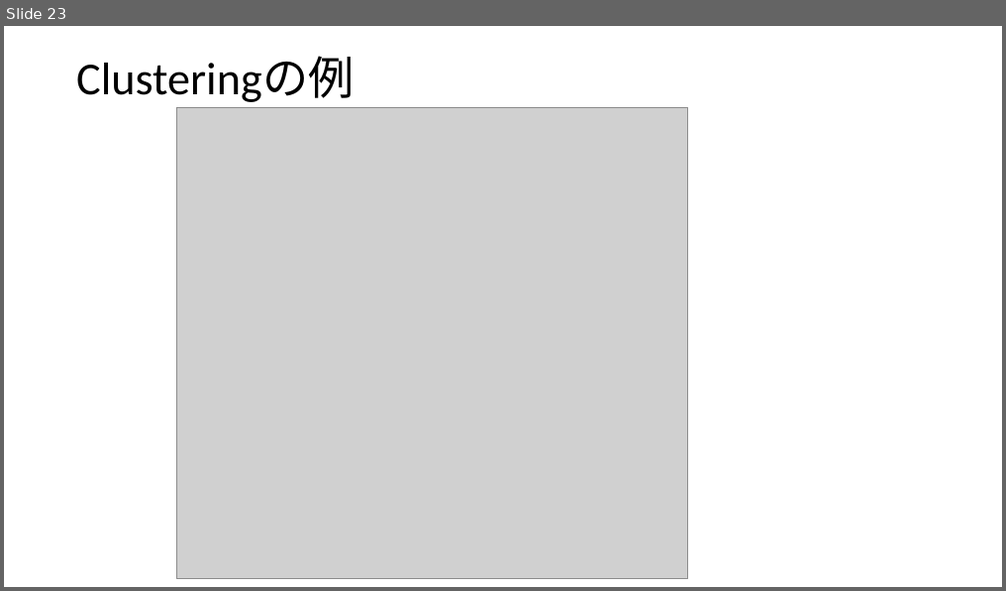
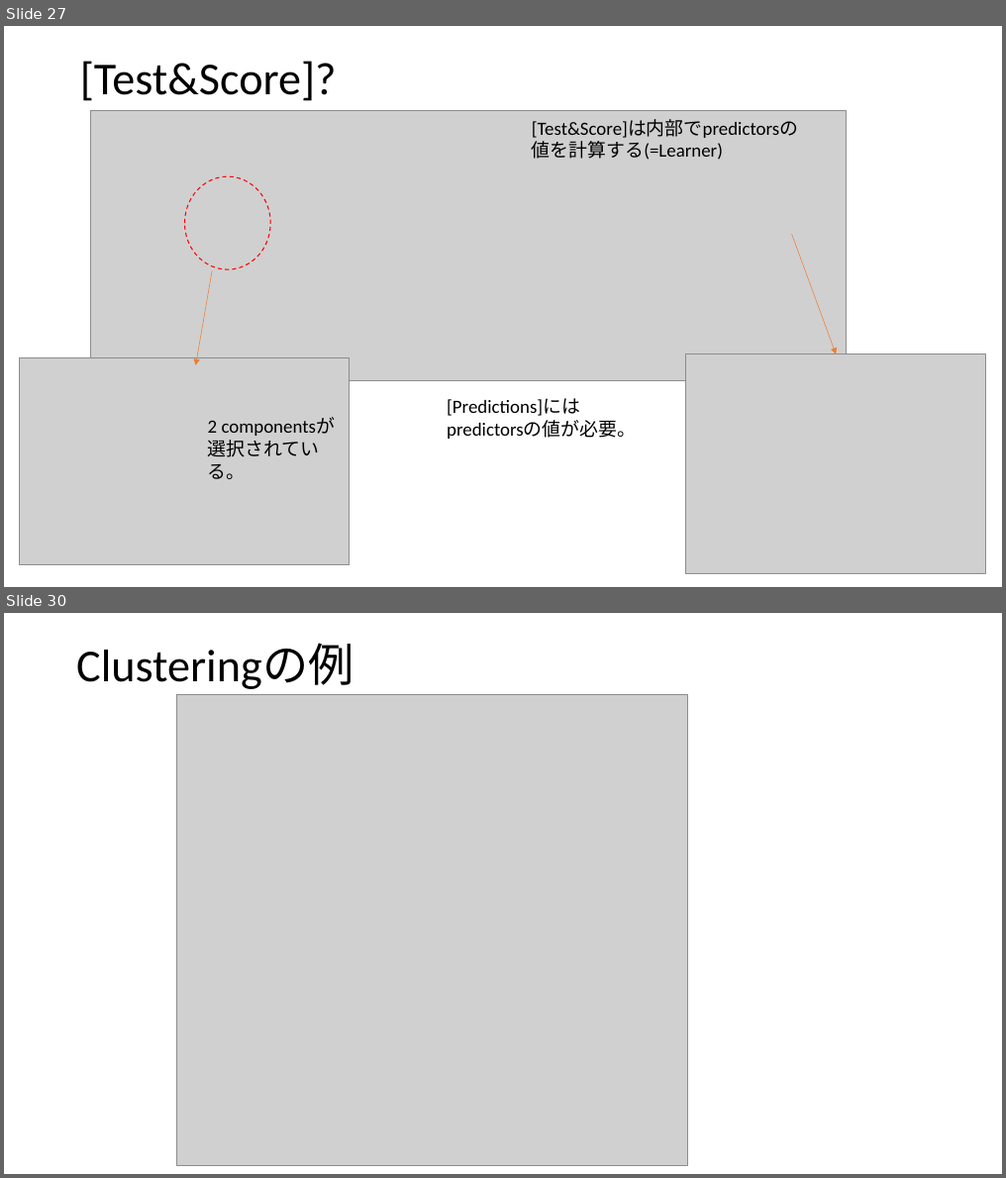
Before and after one commit to nim-hrkn/orange_examples, a slide deck: Orange_explanation.pptx. Shown one above the other, each under a label of ours: slide 23 before the commit, slides 27 and 30 after it; the slides between them are not shown. The pictures are 1006x591 and 1006x1178 pixels, drawn with LibreOffice and Linux fonts; fonts in the diff are those of the drawing; grey boxes stand for pictures. Boxes give left, top, right and bottom in pixels: in the first picture for what was removed or moved away, otherwise in the second. Text is boxed around its words. In the diff, an @@ line names an element or a change of style, - is before the commit and + after.

```diff
--- a/Orange_explanation.pptx
+++ b/Orange_explanation.pptx
@@ slide 27 added at box(4, 26, 1002, 587), background #FFFFFF @@
@@ title added at box(80, 61, 337, 101), 44 pt, text #000000 @@
+[Test&Score]?
@@ picture added at box(91, 110, 846, 380) @@
@@ text added at box(532, 119, 798, 160), 18 pt, text #000000 @@
+[Test&Score]は内部でpredictorsの値を計算する(=Learner)
@@ ellipse added at box(184, 176, 270, 270), outline #FF0000 1 pt dashed @@
@@ arrow added from (792, 234) to (836, 355), #ED7D31 0.5 pt @@
@@ arrow added from (212, 271) to (196, 366), #ED7D31 0.5 pt @@
@@ picture added at box(19, 359, 350, 566) @@
@@ picture added at box(686, 355, 986, 574) @@
@@ text added at box(447, 398, 636, 439), 18 pt, text #000000 @@
+[Predictions]にはpredictorsの値が必要。
@@ text added at box(208, 420, 246, 479), 18 pt, text #000000 @@
+2 componentsが選択されている。
@@ what was slide 23 is now slide 30 @@
```
Also in this commit, not shown: 3 slides changed, 6 other slides added, 5 other files.
